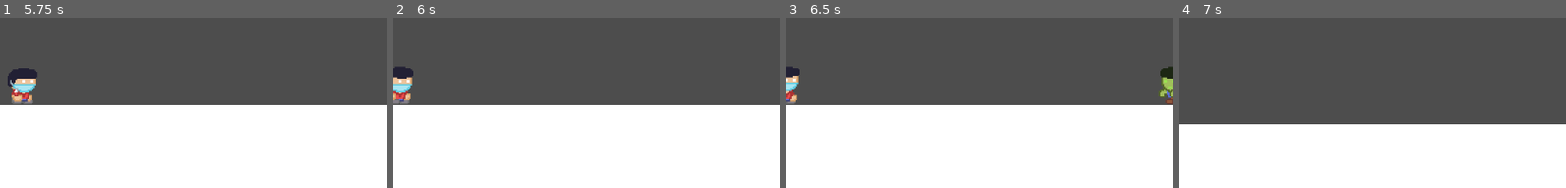
Above: before the commit, frames 1-4 (left to right).
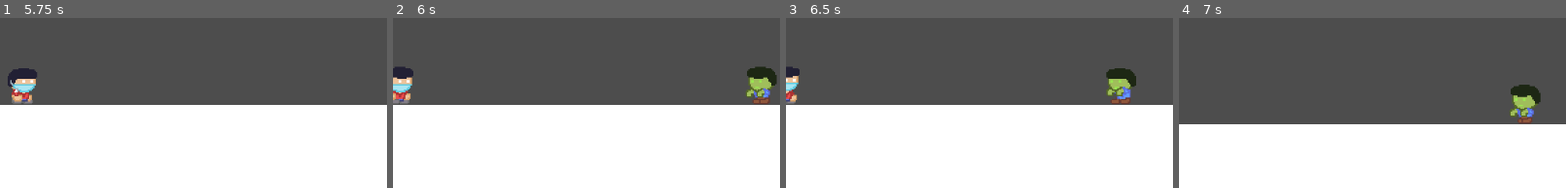
Above: after the commit, the same moments.

Repository: neinwhal/ggjsg-2026
Game: Godot game, scene res://src/map/test_map.tscn
Two runs of this game, one before a commit and one after it. Both use one fixed random seed, a clock stepped at 60 frames per second and the inputs below. This scene is started directly instead of the project's main scene.
Inputs (mouse positions are % of the whole screen's width and height, from its top left):
- Up to frame 1 (5.75 s): move the mouse to (72, 30) at 0.52 s; hold D (MoveRight) 0.53-1.25 s; click (72, 30) at 0.67 s; tap Space (Jump) at 0.77, 3.77 s; drag from (30, 43) to (45, 62) at 1.27 s; move the mouse to (60, 8) at 2.02 s; hold A (MoveLeft) 2.03-2.75 s; drag from (45, 62) to (20, 17) at 2.77 s; move the mouse to (80, 55) at 3.52 s; hold D (MoveRight) 3.53-4.25 s; drag from (20, 17) to (35, 5) at 4.27 s; move the mouse to (55, 36) at 5.02 s; hold D (MoveRight) from 5.03 s (still down); click (55, 36) at 5.17 s
- Up to frame 2 (6 s): release D (MoveRight) at 5.75 s; drag from (35, 5) to (30, 43) at 5.77 s
- Up to frame 3 (6.5 s): no input
- Up to frame 4 (7 s): move the mouse to (72, 30) at 6.52 s; hold A (MoveLeft) from 6.53 s (still down); tap Space (Jump) at 6.77 s
The pictures show only the part of the screen within x 50-100%, y 17-67%; the shares and areas given below are measured in that part.

Frame 1 is identical in both runs. In frame 2, 1.3% of the frame differs, in the area x 91-100%, y 28-51%; in frame 3, 1.9%, in the area x 82-100%, y 28-51%; in frame 4, 1.3%.

Commit message:
simple state machine for zombois

Diff:
--- a/src/enemy/enemy_basic.gd
+++ b/src/enemy/enemy_basic.gd
@@ -2,6 +2,16 @@
 
 @export var speed := 80.0
 @export var gravity := 1200.0
+
+# various enemy states
+# WANDER
+# CHASE
+# ATTACK
+enum State { WANDER, CHASE, ATTACK }
+var state: int = State.WANDER
+var target: Node2D = null
+
+@export var detect_range := 250.0
 
 # Called when the node enters the scene tree for the first time.
 func _ready() -> void:
@@ -11,24 +21,110 @@
 var direction : float = 0.0
 var change_time : float = 0.0
 
-# Called every frame. 'delta' is the elapsed time since the previous frame.
-func _process(delta: float) -> void:
+
+func find_nearest_player_unit(max_dist: float) -> Node2D:
+	var nearest: Node2D = null
+	var nearest_dist_sq := max_dist * max_dist
+	# combine both groups
+	var candidates: Array = []
+	candidates.append_array(get_tree().get_nodes_in_group("player"))
+	candidates.append_array(get_tree().get_nodes_in_group("unit"))
+	for node in candidates:
+		if node == null or not (node is Node2D):
+			continue
+
+		var dist_sq := global_position.distance_squared_to(node.global_position)
+		if dist_sq <= nearest_dist_sq:
+			nearest_dist_sq = dist_sq
+			nearest = node
+	return nearest
+
+func state_wander(delta: float) -> void:
 	change_time -= delta
 	if change_time <= 0.0:
 		direction = [-1, 1].pick_random()
 		change_time = randf_range(0.5, 1.5)
-
 	# horizontal
 	velocity.x = direction * speed
+	#try to find target
+	target = find_nearest_player_unit(detect_range)
+	if (target != null):
+		state = State.CHASE
+		velocity.x = 0;
+
+func state_chase(delta: float) -> void:
+	# if no target, go back to wander state
+	if target == null:
+		state = State.WANDER
+		return
+
+	var to_target := target.global_position - global_position
+	var dist := to_target.length()
+	# if target too far -> stop chasing
+	if dist > 250.0:
+		target = null
+		state = State.WANDER
+		return
+
+	# keep moving until random stop distance
+	var stop_dist := randf_range(15.0, 50.0)
+	if dist <= stop_dist:
+		velocity.x = 0.0
+		state = State.ATTACK
+		return
+
+	# move towards target
+	var dir : float = sign(to_target.x)
+	velocity.x = dir * speed
+
+
+func state_attack(delta: float) -> void:
+	if target == null:
+		state = State.WANDER
+		return
+
+	var dist := global_position.distance_to(target.global_position)
+	# target too far, back to wandering
+	if dist > 250.0:
+		target = null
+		state = State.WANDER
+		$AnimatedSprite2D.play("enemy_move")
+		return
+
+	# target out of attack range -> wander again -> find new target
+	if dist > 60.0:
+		target = null
+		state = State.WANDER
+		$AnimatedSprite2D.play("enemy_move")
+		return
+
+	# target in attack range
+	velocity.x = 0.0
+	$AnimatedSprite2D.play("enemy_attack")
+
+
+# Called every frame. 'delta' is the elapsed time since the previous frame.
+func _process(delta: float) -> void:
+	if state == State.WANDER:
+		state_wander(delta)
+
+	elif state == State.CHASE:
+		state_chase(delta)
+
+	elif state == State.ATTACK:
+		state_attack(delta)
 
 	# gravity
 	if not is_on_floor():
 		velocity.y += gravity * delta
 	else:
 		velocity.y = 0.0
-
 	# flip sprite
-	if direction != 0:
-		$AnimatedSprite2D.flip_h = direction < 0
+	if state == State.WANDER:
+		if direction != 0:
+			$AnimatedSprite2D.flip_h = direction < 0
+	else:
+		if target != null:
+			$AnimatedSprite2D.flip_h = target.global_position.x < global_position.x
 
 	move_and_slide()
